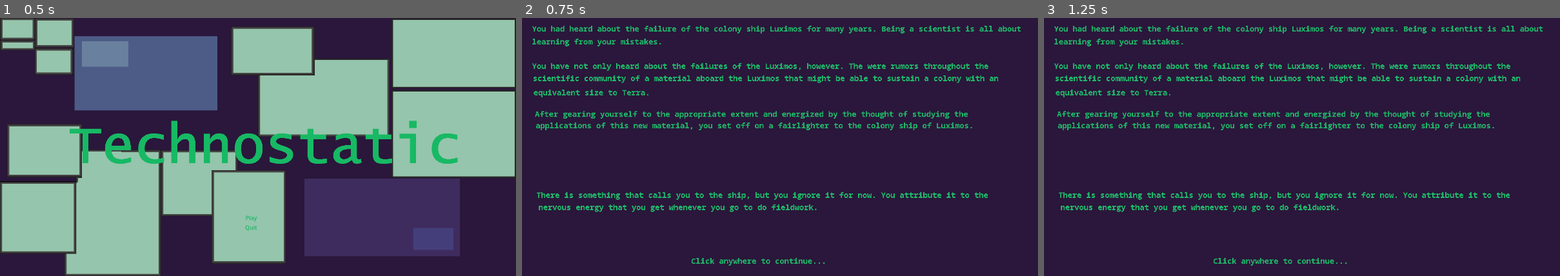
Above: before the commit, frames 1-3 (left to right).
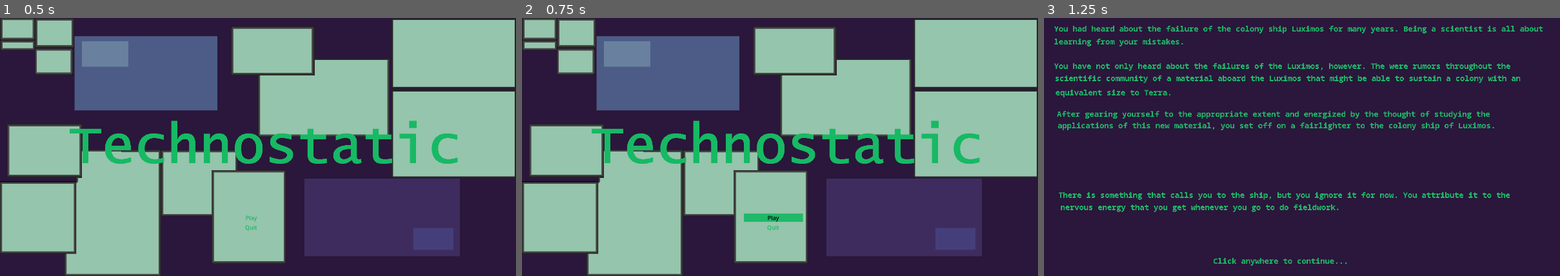
Above: after the commit, the same moments.

Repository: carprulez/technostatic
Game: Godot game, scene res://scenes/menu.tscn
The game is run twice, just before and just after one commit, with the same random seed, the same clock (stepped at 60 frames per second) and the same inputs.
Inputs:
- Up to frame 1 (0.5 s): no input
- Up to frame 2 (0.75 s): click "Play" at 0.5 s
- Up to frame 3 (1.25 s): no input

Frame 1 is identical in both runs. In frame 2, 70% of the frame differs, in the area x 0-100%, y 0-100%; in frame 3, nothing differs.

Commit message:
linked button presses to sounds

Diff:
--- /dev/null
+++ b/default_bus_layout.tres
@@ -0,0 +1,4 @@
+[gd_resource type="AudioBusLayout" format=3 uid="uid://dynmomio05cq3"]
+
+[resource]
+bus/0/volume_db = 3.2424984
--- a/scenes/menu.tscn
+++ b/scenes/menu.tscn
@@ -3,6 +3,7 @@
 [ext_resource type="Script" uid="uid://dw2g07epjvjf3" path="res://scripts/menu.gd" id="1_con2f"]
 [ext_resource type="Texture2D" uid="uid://ch5416888eset" path="res://assets/ui/TechnostaticMenu.png" id="1_vjb58"]
 [ext_resource type="Theme" uid="uid://cnbu2cekoxuqo" path="res://themes/Button.tres" id="3_con2f"]
+[ext_resource type="AudioStream" uid="uid://b1237kqcadtx3" path="res://assets/audio/mouseClick.wav" id="4_mhnvy"]
 
 [node name="Control" type="Control" unique_id=1808037000]
 layout_mode = 3
@@ -31,5 +32,8 @@
 theme = ExtResource("3_con2f")
 text = "Quit"
 
+[node name="Click" type="AudioStreamPlayer" parent="." unique_id=1727399218]
+stream = ExtResource("4_mhnvy")
+
 [connection signal="pressed" from="VBoxContainer/Button" to="." method="_on_play_pressed"]
 [connection signal="pressed" from="VBoxContainer/Button2" to="." method="_on_quit_pressed"]
--- a/scenes/mindTerminal.tscn
+++ b/scenes/mindTerminal.tscn
@@ -6,6 +6,8 @@
 [ext_resource type="Theme" uid="uid://du0m6gsybr0jp" path="res://themes/RichTextLabel.tres" id="4_6nclb"]
 [ext_resource type="Theme" uid="uid://cnbu2cekoxuqo" path="res://themes/Button.tres" id="5_3xakf"]
 [ext_resource type="Texture2D" uid="uid://7aj6wmc8ipxm" path="res://assets/ui/terminalOverlay3.png" id="5_6nclb"]
+[ext_resource type="AudioStream" uid="uid://b1237kqcadtx3" path="res://assets/audio/mouseClick.wav" id="7_u3usu"]
+[ext_resource type="AudioStream" uid="uid://htwlto4q3ob5" path="res://assets/audio/flipSwitch.wav" id="8_srigh"]
 
 [sub_resource type="StyleBoxEmpty" id="StyleBoxEmpty_uy7de"]
 
@@ -176,6 +178,12 @@
 theme = ExtResource("5_3xakf")
 text = "RETURN"
 
+[node name="Click" type="AudioStreamPlayer" parent="." unique_id=2086465521]
+stream = ExtResource("7_u3usu")
+
+[node name="Switch" type="AudioStreamPlayer" parent="." unique_id=909102459]
+stream = ExtResource("8_srigh")
+
 [connection signal="text_submitted" from="LineEdit" to="." method="_on_line_edit_text_submitted"]
 [connection signal="pressed" from="OnSwitch" to="." method="_on_button_pressed"]
 [connection signal="pressed" from="StaticText/TextureButton" to="." method="_on_texture_button_pressed"]
--- a/scenes/soulTerminal.tscn
+++ b/scenes/soulTerminal.tscn
@@ -6,6 +6,8 @@
 [ext_resource type="Theme" uid="uid://du0m6gsybr0jp" path="res://themes/RichTextLabel.tres" id="4_num17"]
 [ext_resource type="Theme" uid="uid://cnbu2cekoxuqo" path="res://themes/Button.tres" id="6_b4xek"]
 [ext_resource type="Texture2D" uid="uid://tmra2jixqijt" path="res://assets/ui/terminalOverlay5.png" id="6_i65i7"]
+[ext_resource type="AudioStream" uid="uid://b1237kqcadtx3" path="res://assets/audio/mouseClick.wav" id="7_bi4nd"]
+[ext_resource type="AudioStream" uid="uid://htwlto4q3ob5" path="res://assets/audio/flipSwitch.wav" id="8_num17"]
 
 [sub_resource type="StyleBoxEmpty" id="StyleBoxEmpty_uy7de"]
 
@@ -203,6 +205,12 @@
 layout_mode = 0
 offset_right = 8.0
 offset_bottom = 8.0
+
+[node name="Click" type="AudioStreamPlayer" parent="." unique_id=75110349]
+stream = ExtResource("7_bi4nd")
+
+[node name="Switch" type="AudioStreamPlayer" parent="." unique_id=829206750]
+stream = ExtResource("8_num17")
 
 [connection signal="text_submitted" from="LineEdit" to="." method="_on_line_edit_text_submitted"]
 [connection signal="pressed" from="OnSwitch" to="." method="_on_button_pressed"]
--- a/scenes/terminal.tscn
+++ b/scenes/terminal.tscn
@@ -6,6 +6,8 @@
 [ext_resource type="Theme" uid="uid://du0m6gsybr0jp" path="res://themes/RichTextLabel.tres" id="4_4vtf0"]
 [ext_resource type="Theme" uid="uid://cnbu2cekoxuqo" path="res://themes/Button.tres" id="5_2u1pf"]
 [ext_resource type="Texture2D" uid="uid://c7nu5gv7exg6y" path="res://assets/ui/terminalOverlay1.png" id="5_ojupu"]
+[ext_resource type="AudioStream" uid="uid://b1237kqcadtx3" path="res://assets/audio/mouseClick.wav" id="7_2u1pf"]
+[ext_resource type="AudioStream" uid="uid://htwlto4q3ob5" path="res://assets/audio/flipSwitch.wav" id="8_g6hjw"]
 
 [sub_resource type="StyleBoxEmpty" id="StyleBoxEmpty_dhnb1"]
 
@@ -191,6 +193,15 @@
 theme = ExtResource("5_2u1pf")
 text = "RETURN"
 
+[node name="Click" type="AudioStreamPlayer" parent="." unique_id=1003674580]
+stream = ExtResource("7_2u1pf")
+
+[node name="Switch" type="AudioStreamPlayer" parent="." unique_id=599370924]
+stream = ExtResource("8_g6hjw")
+
+[node name="Typing" type="AudioStreamPlayer" parent="." unique_id=224580985]
+
+[connection signal="text_changed" from="LineEdit" to="." method="_on_line_edit_text_changed"]
 [connection signal="text_submitted" from="LineEdit" to="." method="_on_line_edit_text_submitted"]
 [connection signal="pressed" from="OnSwitch" to="." method="_on_button_pressed"]
 [connection signal="pressed" from="StaticText/TextureButton" to="." method="_on_texture_button_pressed"]
--- a/scripts/menu.gd
+++ b/scripts/menu.gd
@@ -1,7 +1,11 @@
 extends Control
 
 func _on_play_pressed() -> void:
+	$Click.play()
+	await($Click.finished)
 	get_tree().change_scene_to_file("res://scenes/intro.tscn")
 
 func _on_quit_pressed() -> void:
+	$Click.play()
+	await($Click.finished)
 	get_tree().quit()
--- a/scripts/terminalBody.gd
+++ b/scripts/terminalBody.gd
@@ -24,6 +24,7 @@
 
 
 func _on_button_pressed() -> void:
+	$Switch.play()
 	overlay.texture = newOverlay
 	$StaticText.visible = true
 	$FlavorText.visible = true
@@ -40,16 +41,19 @@
 
 
 func _on_texture_button_pressed() -> void:
+	$Click.play()
 	print("SUCCESS")
 
 
 func _on_file_1_pressed() -> void:
+	$Click.play()
 	$Puzzle.visible = false
 	$GravityAtrophy.visible = true
 	$ReturnButton.visible = true
 
 
 func _on_cardio_button_pressed() -> void:
+	$Click.play()
 	$GravityAtrophy.text = "Wellness Check – Parvo Trand
 Day 165 of Voyage
 
@@ -58,12 +62,14 @@
 
 
 func _on_file_2_pressed() -> void:
+	$Click.play()
 	$Puzzle.visible = false
 	$ClimConFever.visible = true
 	$ReturnButton.visible = true
 
 
 func _on_an_button_pressed() -> void:
+	$Click.play()
 	$ClimConFever.text = "Wellness Check - Dawn Varren
 Day 322 of Voyage
 
@@ -73,12 +79,14 @@
 
 
 func _on_file_3_pressed() -> void:
+	$Click.play()
 	$Puzzle.visible = false
 	$CarbMonoPoison.visible = true
 	$ReturnButton.visible = true
 
 
 func _on_colonists_button_pressed() -> void:
+	$Click.play()
 	$CarbMonoPoison.text = "Wellness Check - Landon Whitlock
 Day 502 of Voyage
 
@@ -88,6 +96,7 @@
 
 
 func _on_return_button_pressed() -> void:
+	$Click.play()
 	$ReturnButton.visible = false
 	$GravityAtrophy.visible = false
 	$ClimConFever.visible = false
@@ -97,9 +106,14 @@
 
 
 func _on_file_4_pressed() -> void:
+	$Click.play()
 	$Puzzle.visible = false
 	$StaticText.text = "COME JOIN OUR ETERNAL EMBRACE"
 	$StaticText/TextureButton.visible = false
 	$StaticText.visible = true
 	await get_tree().create_timer(3).timeout
 	get_tree().change_scene_to_file("res://scenes/bodyPassage.tscn")
+
+
+func _on_line_edit_text_changed(new_text: String) -> void:
+	pass # Replace with function body.
--- a/scripts/terminalMind.gd
+++ b/scripts/terminalMind.gd
@@ -24,6 +24,7 @@
 
 
 func _on_button_pressed() -> void:
+	$Switch.play()
 	overlay.texture = newOverlay
 	$StaticText.visible = true
 	$FlavorText.visible = true
@@ -40,28 +41,33 @@
 
 
 func _on_texture_button_pressed() -> void:
+	$Click.play()
 	print("SUCCESS")
 
 
 func _on_file_1_pressed() -> void:
+	$Click.play()
 	$Puzzle.visible = false
 	$GravFail.visible = true
 	$ReturnButton.visible = true
 
 
 func _on_file_2_pressed() -> void:
+	$Click.play()
 	$Puzzle.visible = false
 	$AirFilter.visible = true
 	$ReturnButton.visible = true
 
 
 func _on_file_3_pressed() -> void:
+	$Click.play()
 	$Puzzle.visible = false
 	$SystemReboot.visible = true
 	$ReturnButton.visible = true
 
 
 func _on_return_button_pressed() -> void:
+	$Click.play()
 	$ReturnButton.visible = false
 	$GravFail.visible = false
 	$AirFilter.visible = false
@@ -70,6 +76,7 @@
 
 
 func _on_file_4_pressed() -> void:
+	$Click.play()
 	$Puzzle.visible = false
 	$StaticText.text = "OUR EMERGENCE WAS INEVITABLE"
 	$StaticText/TextureButton.visible = false
--- a/scripts/terminalSoul.gd
+++ b/scripts/terminalSoul.gd
@@ -27,6 +27,7 @@
 
 
 func _on_button_pressed() -> void:
+	$Switch.play()
 	overlay.texture = newOverlay
 	$StaticText.visible = true
 	$FlavorText.visible = true
@@ -44,28 +45,33 @@
 
 
 func _on_texture_button_pressed() -> void:
+	$Click.play()
 	print("SUCCESS")
 
 
 func _on_file_1_pressed() -> void:
+	$Click.play()
 	$Puzzle.visible = false
 	$QuartReport.visible = true
 	$ReturnButton.visible = true
 
 
 func _on_file_2_pressed() -> void:
+	$Click.play()
 	$Puzzle.visible = false
 	$LongMeeting.visible = true
 	$ReturnButton.visible = true
 
 
 func _on_file_3_pressed() -> void:
+	$Click.play()
 	$Puzzle.visible = false
 	$CascadeFail.visible = true
 	$ReturnButton.visible = true
 
 
 func _on_return_button_pressed() -> void:
+	$Click.play()
 	$ReturnButton.visible = false
 	$QuartReport.visible = false
 	$LongMeeting.visible = false
@@ -74,6 +80,7 @@
 
 
 func _on_file_4_pressed() -> void:
+	$Click.play()
 	$Puzzle.visible = false
 	$StaticText.text = "THANK YOU FOR BREAKING THE CYCLE"
 	$StaticText/TextureButton.visible = false
@@ -83,6 +90,7 @@
 
 
 func _on_file_5_pressed() -> void:
+	$Click.play()
 	$Puzzle.visible = false
 	$StaticText.text = "OVERLOADING POWER GRID WILL CAUSE COMPLETE DESTRUCTION OF SHIP
 
@@ -93,10 +101,13 @@
 
 
 func _on_end_button_pressed() -> void:
+	$Click.play()
+	await($Click.finished)
 	get_tree().change_scene_to_file("res://scenes/finalPassageGood.tscn")
 
 
 func _on_admin_button_pressed() -> void:
+	$Click.play()
 	$QuartReport.text = "KSAARE Niel Bariss reporting: Quarterly Overseer Review.
 The plans have proceeded as The Long One predicted. It seems our course is opened for jump. The prescience that He seems to control has been very
 helpful in plotting the course and avoiding debris."
@@ -104,11 +115,13 @@
 
 
 func _on_us_button_pressed() -> void:
+	$Click.play()
 	$LongMeeting.text = "Undertaking this journey has been such a gift. The Long One seems to appreciate ACCESS."
 	$LongMeeting/UsButton.visible = false
 
 
 func _on_my_button_pressed() -> void:
+	$Click.play()
 	$CascadeFail.text = "Nearly everything is set now, the sabotage is complete. But the gnawing at
 YOUR mind has strengthened recently. I feel we must stop by using the
 
Not shown, added: assets/audio/flipSwitch.wav.import
Not shown, added: assets/audio/mouseClick.wav.import
Not shown, added: assets/audio/flipSwitch.wav
Not shown, added: assets/audio/mouseClick.wav
